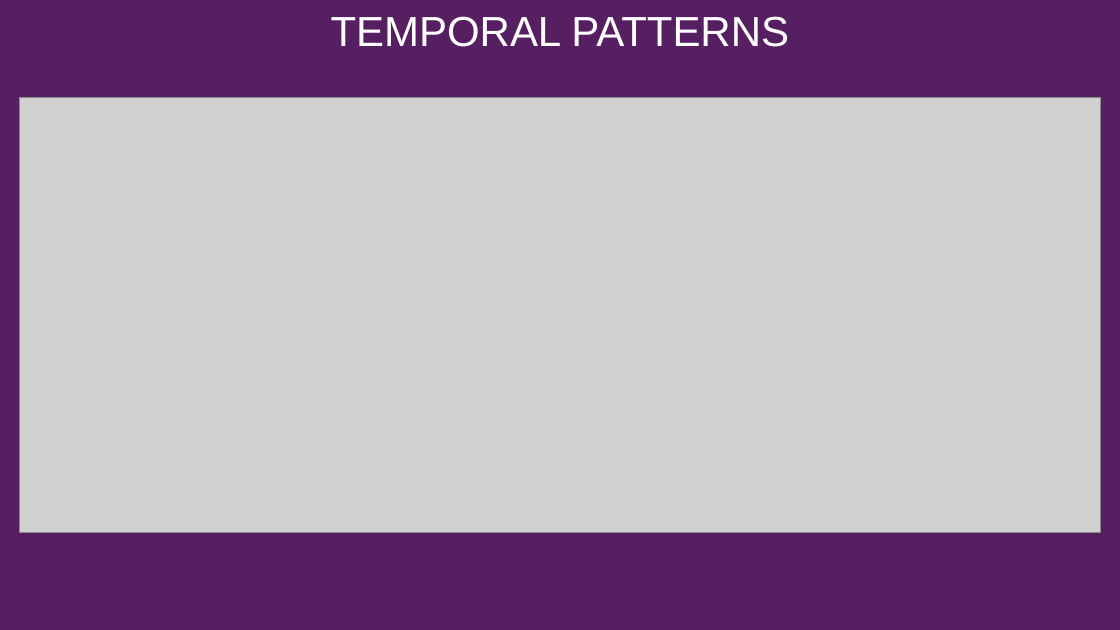
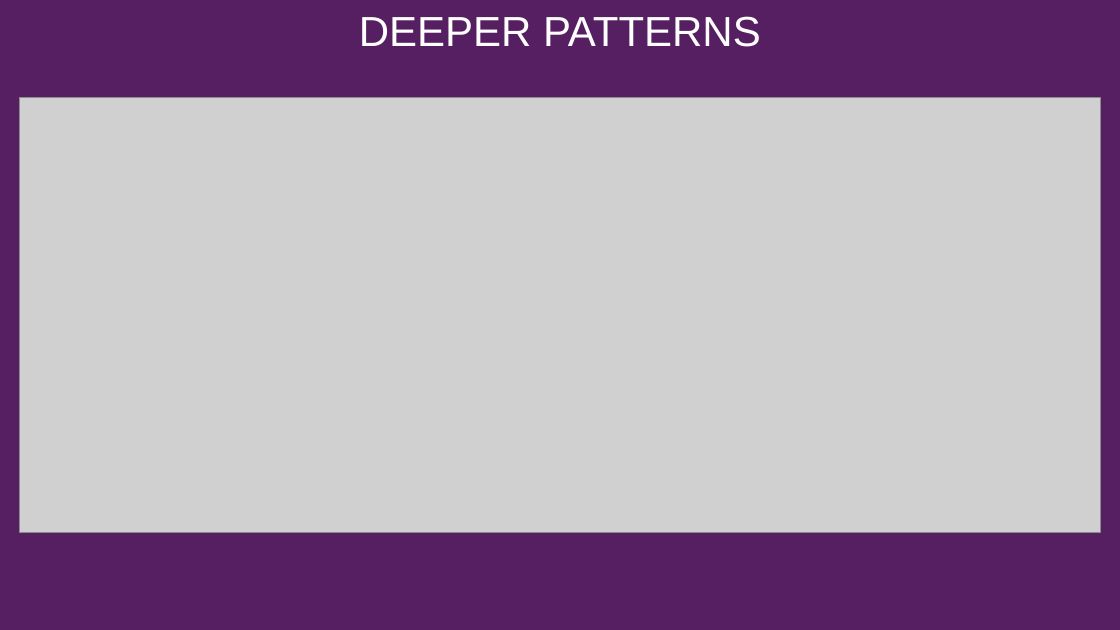
Before and after one commit to NoorullahMuhammadKhan/Noorullah-Khan-Github-Repository, a slide deck: slide 11 of Scyne Advisory Interview/Scyne Advisory Presentation.pptx (slide 10 before the commit). Drawn at 1120x630 pixels with LibreOffice and Linux fonts; fonts in the diff are those of the drawing; grey boxes stand for pictures; background and template pictures are left out. Boxes give left, top, right and bottom in pixels: in the first picture for what was removed or moved away, otherwise in the second. Text is boxed around its words. In the diff, an @@ line names an element or a change of style, - is before the commit and + after.

Commit message:
working on presentation

```diff
--- a/Scyne Advisory Interview/Scyne Advisory Presentation.pptx
+++ b/Scyne Advisory Interview/Scyne Advisory Presentation.pptx
@@ title at [359, 16, 761, 47]: text changed @@
-TEMPORAL PATTERNS
+DEEPER PATTERNS
```
Also in this commit, not shown: 4 slides added, 1 other file.
